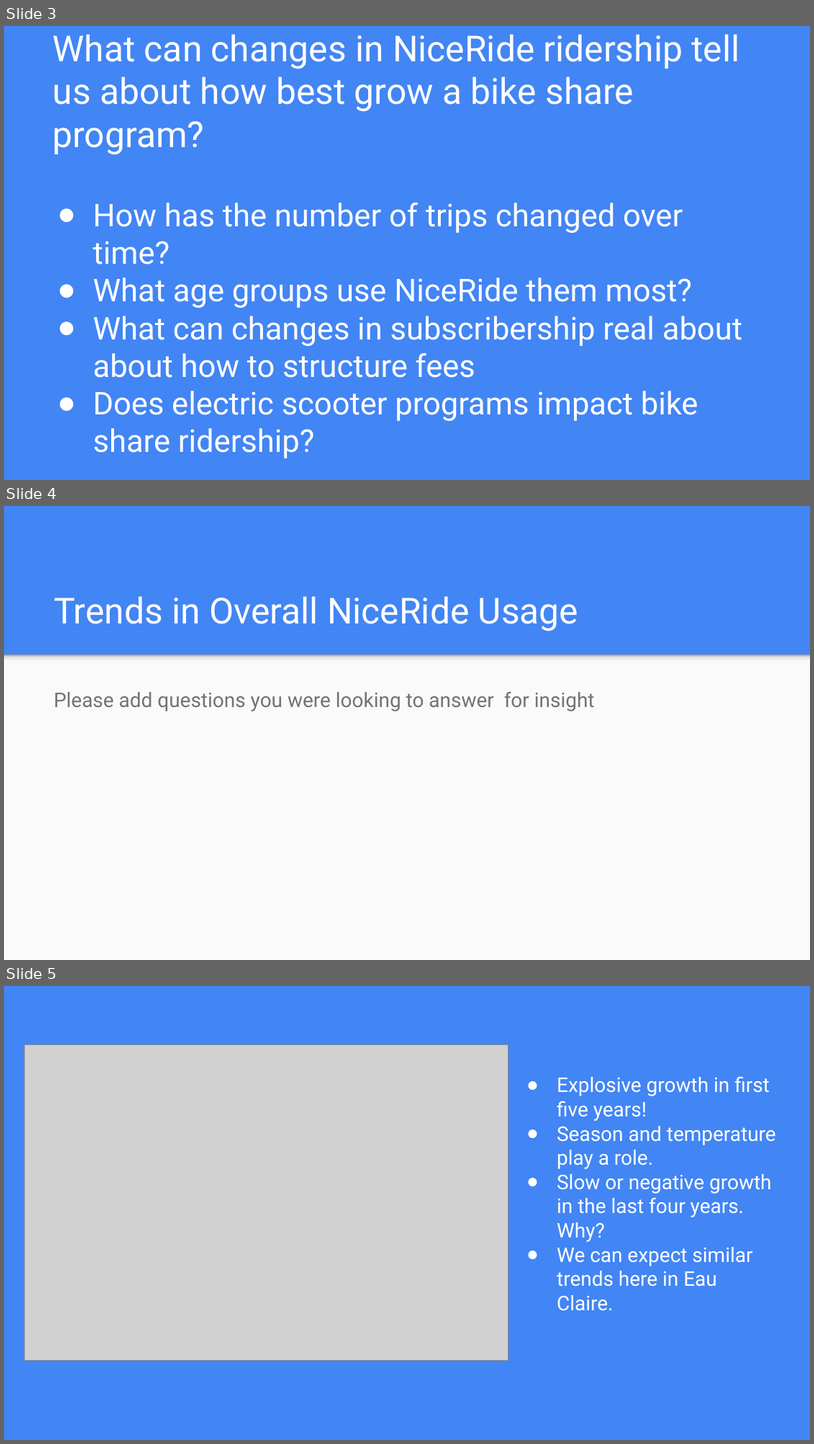
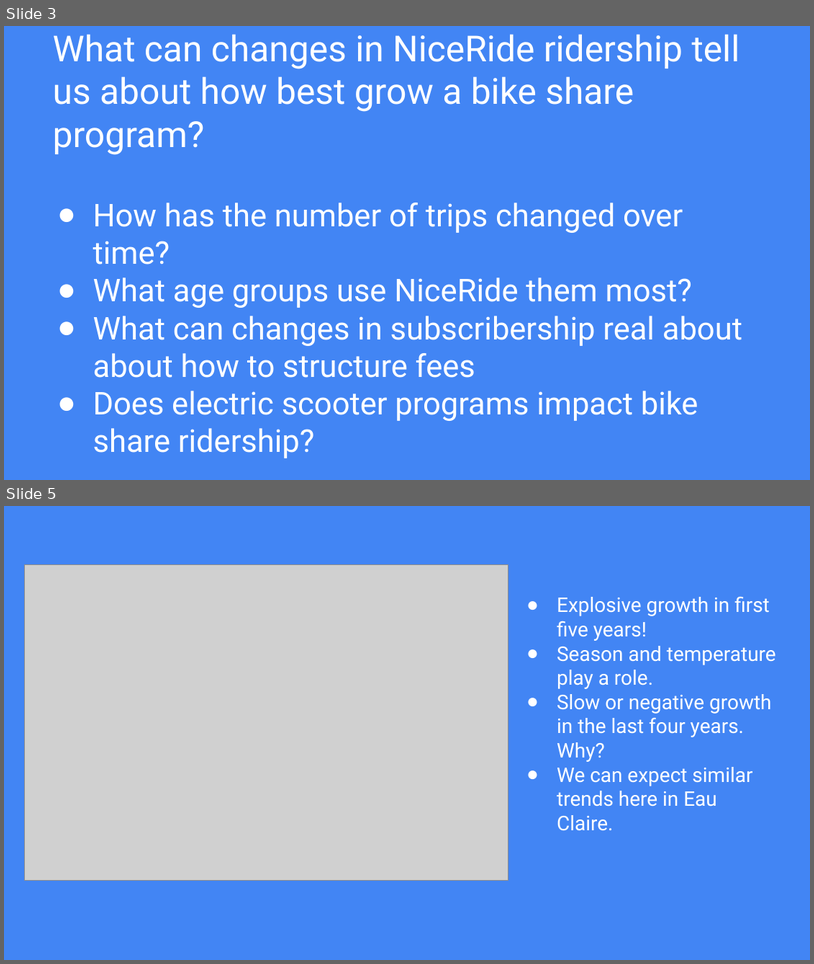
Before and after one commit to tdrygg/Group-Project, a slide deck: Patterns_In_NiceRide_Group6_Final.pptx. Shown one above the other, each under a label of ours: slides 3, 4 and 5 before the commit, slides 3 and 5 after it; the slides between them are not shown. The pictures are 814x1444 and 814x964 pixels, drawn with LibreOffice and Linux fonts; fonts in the diff are those of the drawing; grey boxes stand for pictures. Boxes give left, top, right and bottom in pixels: in the first picture for what was removed or moved away, otherwise in the second. Text is boxed around its words. In the diff, an @@ line names an element or a change of style, - is before the commit and + after.

```diff
--- a/Patterns_In_NiceRide_Group6_Final.pptx
+++ b/Patterns_In_NiceRide_Group6_Final.pptx
@@ slide 4 removed at [4,506,810,960], background #4285F4 @@
@@ title removed at [54,596,579,631] @@
-Trends in Overall NiceRide Usage
@@ rectangle removed at [4,654,810,959] @@
@@ rectangle removed at [4,654,810,664] @@
@@ text removed at [54,692,595,711] @@
-Please add questions you were looking to answer for insight
```
Also in this commit, not shown: 4 slides changed, 5 slides added, 1 other file.
